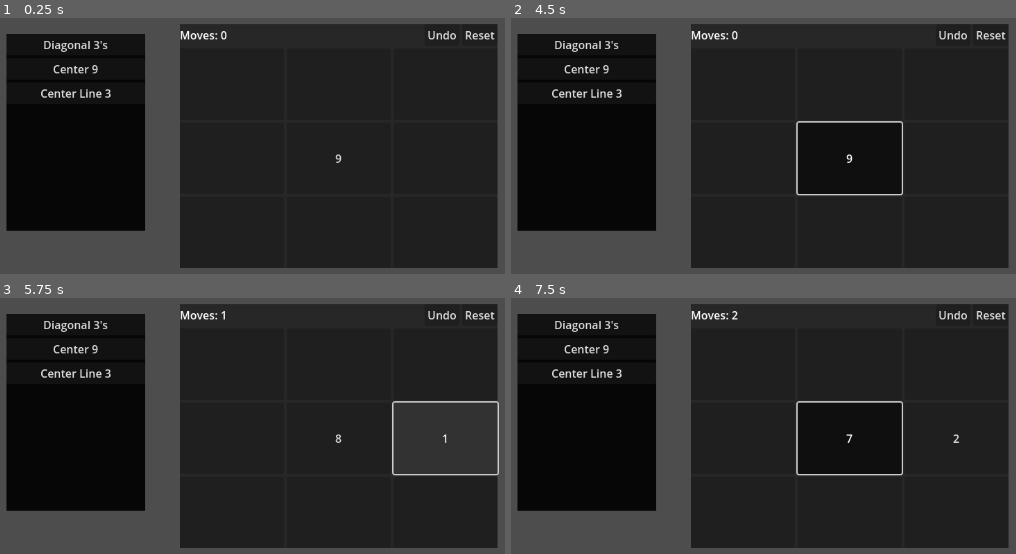
Above: before the commit, frames 1-4 (two rows, left to right).
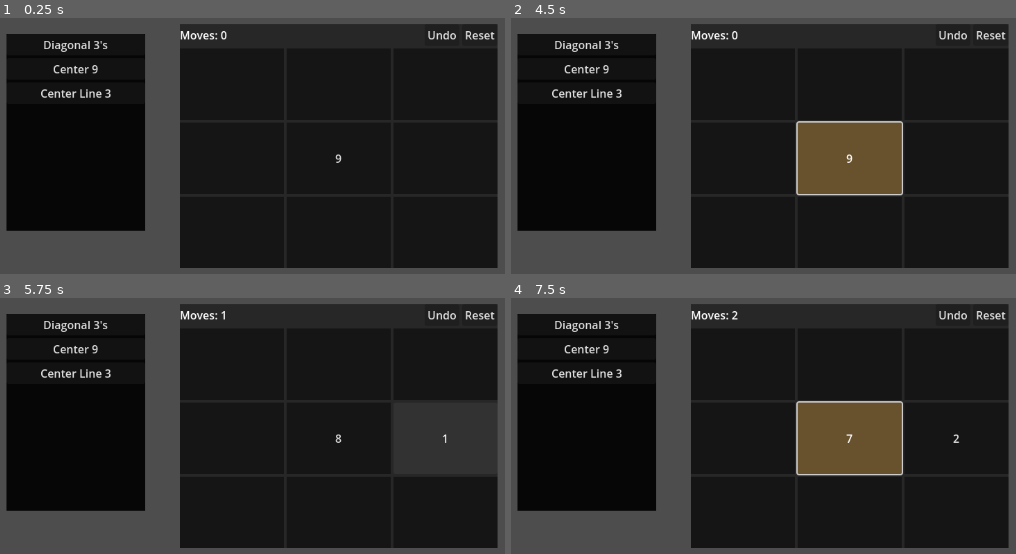
Above: after the commit, the same moments.

Repository: bitwes/StoneGridProblem
Game: Godot game, scene res://main.tscn
Same seed, same stepped clock (60 frames per second), same inputs: the game is played once before the commit and once after it. The project has no main scene, so this scene is started directly.
Inputs (mouse positions are in pixels of both pictures, inside the frame that each line leads up to):
- Up to frame 1 (0.25 s): no input
- Up to frame 2 (4.5 s): click (743, 84) at 0.52 s; click (743, 84) at 1.27 s; click (849, 84) at 2.02 s; click (955, 84) at 2.77 s; click (743, 158) at 3.52 s; click "9" at 4.25 s
- Up to frame 3 (5.75 s): click (444, 438) at 5.02 s
- Up to frame 4 (7.5 s): click "8" at 5.75 s; click "1" at 6.5 s; click "7" at 7.25 s

The runs differ from the first frame. In frame 2, 5.8% of the frame differs, in the area x 56-78%, y 40-69%; in frame 3, 0.5%; in frame 4, 5.8%.

Commit message:
better buttons

Diff:
--- /dev/null
+++ b/stone_button.gd
@@ -0,0 +1,23 @@
+class_name StoneButton
+extends Button
+
+var grid_pos = Vector2(-1, -1)
+
+var stones = -1 :
+	get: return stones
+	set(val):
+		stones = val
+		if(stones > 0):
+			text = str(stones)
+		else:
+			text = ''
+
+func _init():
+	size_flags_horizontal = Control.SIZE_EXPAND_FILL
+	size_flags_vertical = Control.SIZE_EXPAND_FILL
+	toggle_mode = true
+
+
+func _ready():
+	if(stones == -1):
+		text = str(grid_pos)
--- /dev/null
+++ b/stone_button.tscn
@@ -0,0 +1,19 @@
+[gd_scene load_steps=4 format=3 uid="uid://bxf1rubp1sixo"]
+
+[ext_resource type="Script" path="res://stone_button.gd" id="1_77fbw"]
+
+[sub_resource type="StyleBoxFlat" id="StyleBoxFlat_kstmi"]
+bg_color = Color(0.0823529, 0.0823529, 0.0823529, 1)
+
+[sub_resource type="StyleBoxFlat" id="StyleBoxFlat_mvq26"]
+bg_color = Color(0.407843, 0.321569, 0.176471, 1)
+
+[node name="StoneButton" type="Button"]
+anchors_preset = 15
+anchor_right = 1.0
+anchor_bottom = 1.0
+grow_horizontal = 2
+grow_vertical = 2
+theme_override_styles/normal = SubResource("StyleBoxFlat_kstmi")
+theme_override_styles/pressed = SubResource("StyleBoxFlat_mvq26")
+script = ExtResource("1_77fbw")
--- a/stone_grid.gd
+++ b/stone_grid.gd
@@ -1,30 +1,10 @@
 extends Control
 
+
+var StoneButtonScene = load('res://stone_button.tscn')
 var _rows = []
 
-class StoneButton:
-	extends Button
 
-	var x = -1
-	var y = -1
-
-	var stones = -1 :
-		get: return stones
-		set(val):
-			stones = val
-			if(stones > 0):
-				text = str(stones)
-			else:
-				text = ''
-
-	func _init():
-		size_flags_horizontal = Control.SIZE_EXPAND_FILL
-		size_flags_vertical = Control.SIZE_EXPAND_FILL
-		toggle_mode = true
-
-	func _ready():
-		if(stones == -1):
-			text = str(x, ' - ', y)
 
 
 var _from : StoneButton = null
@@ -44,20 +24,28 @@
 }
 
 func _on_stone_button_toggled(which : StoneButton):
-	if(_from == null):
+	if(_from == which):
+		return
+	elif(_from == null):
 		if(which.stones == 0):
 			which.button_pressed = false
 		else:
 			_from = which
-	elif(abs(_from.x - which.x) == 1 or abs(_from.y - which.y) == 1):
+	elif(_from.grid_pos.distance_to(which.grid_pos) == 1.0):
 		move_stone(_from, which)
 		_from.button_pressed = false
+		_from.release_focus()
 		which.button_pressed = false
+		which.release_focus()
 		_from = null
 	else:
 		_from.button_pressed = false
+		_from.release_focus()
 		which.button_pressed = false
+		which.release_focus()
+		_from = null
 		print('invalid move')
+
 
 
 func move_stone(from : StoneButton, to : StoneButton):
@@ -94,10 +82,10 @@
 		r.size_flags_vertical = Control.SIZE_EXPAND_FILL
 		_ctrls.grid.add_child(r)
 		for j in range(s):
-			var b = StoneButton.new()
+			var b = StoneButtonScene.instantiate()
 			b.pressed.connect(_on_stone_button_toggled.bind(b))
-			b.x = i
-			b.y = j
+			b.grid_pos.x = i
+			b.grid_pos.y = j
 			r.add_child(b)
 			_stone_buttons[i][j] = b
 
